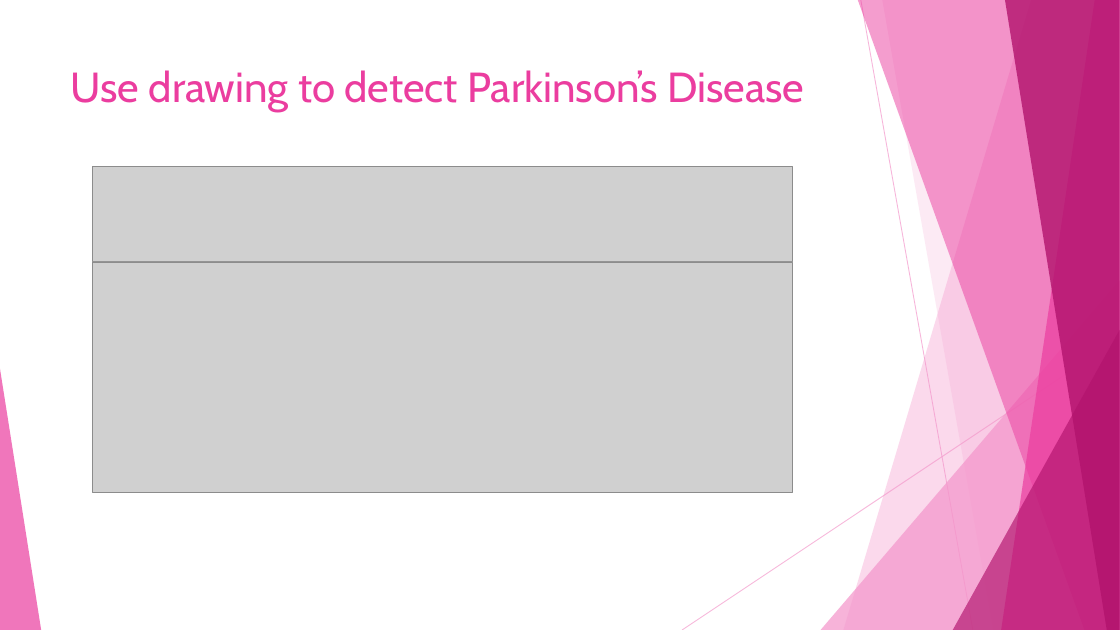
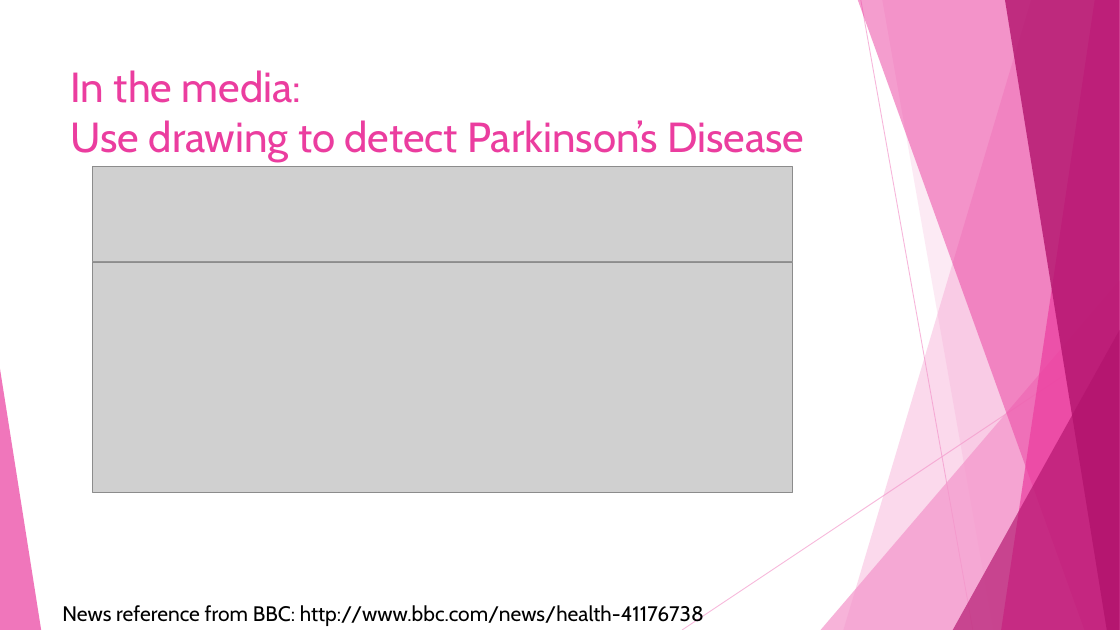
Before and after one commit to JiashuWu/NeuroGraph, a slide deck: slide 6 of Neurograph Project Presentation/Neurograph Presentation Jiashu Wu.pptx (slide 3 before the commit). Drawn at 1120x630 pixels with LibreOffice and Linux fonts; fonts in the diff are those of the drawing; grey boxes stand for pictures. Boxes give left, top, right and bottom in pixels: in the first picture for what was removed or moved away, otherwise in the second. Text is boxed around its words. In the diff, an @@ line names an element or a change of style, - is before the commit and + after.

```diff
--- a/Neurograph Project Presentation/Neurograph Presentation Jiashu Wu.pptx
+++ b/Neurograph Project Presentation/Neurograph Presentation Jiashu Wu.pptx
@@ title at [71,70,804,162]: text changed @@
-Use drawing to detect Parkinson’s Disease
+In the media:
+Use drawing to detect Parkinson’s Disease
@@ text added at [62,605,704,627], 18 pt, text #000000 @@
+News reference from BBC: http://www.bbc.com/news/health-41176738
```
Also in this commit, not shown: 8 other slides changed, 7 slides added, 1 other file.
